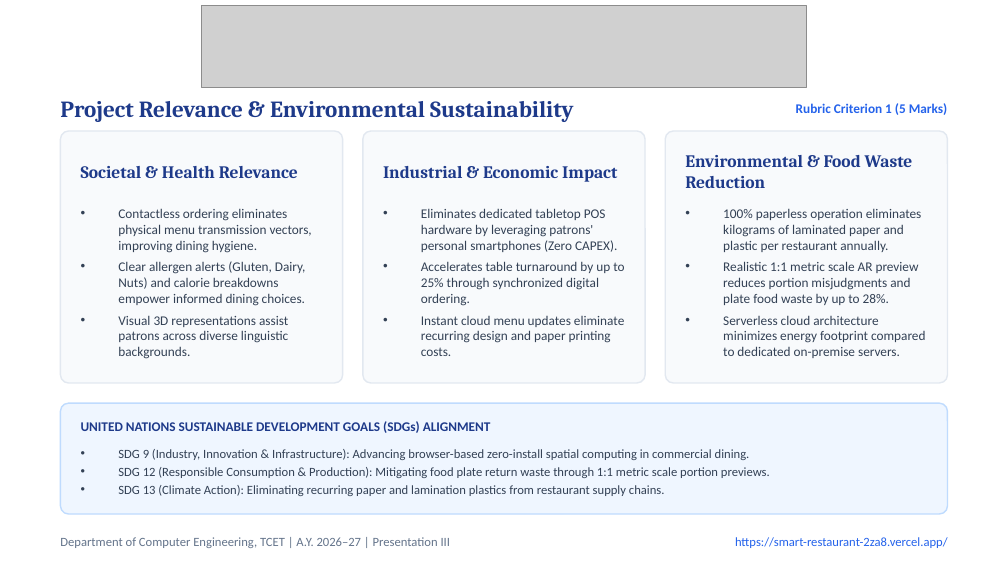
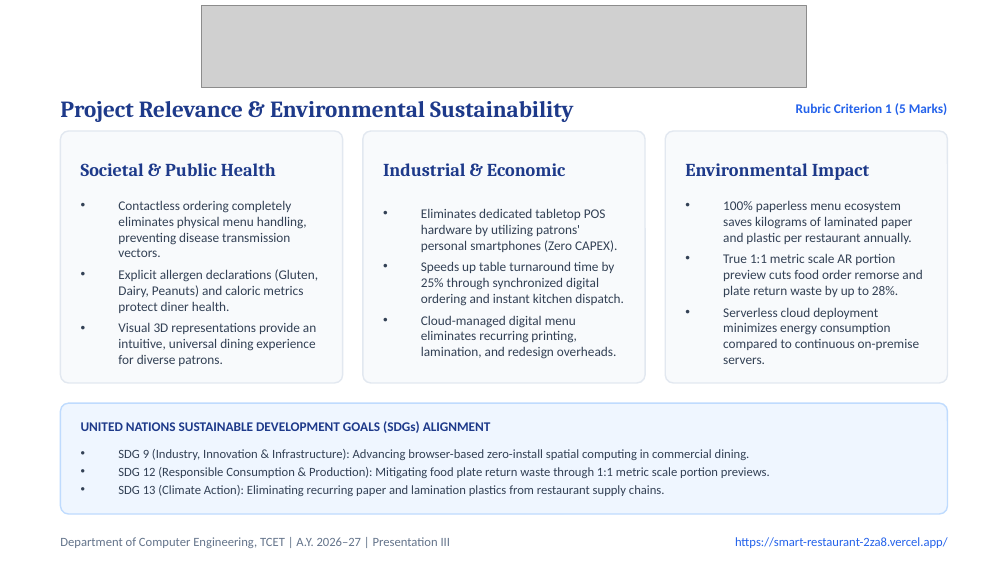
Before and after one commit to MANAV0060/Smart-Restaurant, a slide deck: slide 3 of Smart_Restaurant_Presentation_III.pptx. Drawn at 1008x567 pixels with LibreOffice and Linux fonts; fonts in the diff are those of the drawing; grey boxes stand for pictures. Boxes give left, top, right and bottom in pixels: in the first picture for what was removed or moved away, otherwise in the second. Text is boxed around its words. In the diff, an @@ line names an element or a change of style, - is before the commit and + after.

```diff
--- a/Smart_Restaurant_Presentation_III.pptx
+++ b/Smart_Restaurant_Presentation_III.pptx
@@ text at [81, 163, 276, 176]: text changed; size 12.5 to 13 pt @@
-Societal & Health Relevance
+Societal & Public Health
@@ text at [383, 163, 565, 176]: text changed; size 12.5 to 13 pt @@
-Industrial & Economic Impact
+Industrial & Economic
@@ text at [685, 163, 869, 180]: text changed; size 12.5 to 13 pt @@
-Environmental & Food Waste Reduction
+Environmental Impact
@@ text at [118, 201, 319, 366]: text changed @@
-• Contactless ordering eliminates physical menu transmission vectors, improving dining hygiene.
-• Clear allergen alerts (Gluten, Dairy, Nuts) and calorie breakdowns empower informed dining choices.
-• Visual 3D representations assist patrons across diverse linguistic backgrounds.
+• Contactless ordering completely eliminates physical menu handling, preventing disease transmission vectors.
+• Explicit allergen declarations (Gluten, Dairy, Peanuts) and caloric metrics protect diner health.
+• Visual 3D representations provide an intuitive, universal dining experience for diverse patrons.
@@ text at [421, 208, 624, 359]: text changed @@
-• Eliminates dedicated tabletop POS hardware by leveraging patrons' personal smartphones (Zero CAPEX).
-• Accelerates table turnaround by up to 25% through synchronized digital ordering.
-• Instant cloud menu updates eliminate recurring design and paper printing costs.
+• Eliminates dedicated tabletop POS hardware by utilizing patrons' personal smartphones (Zero CAPEX).
+• Speeds up table turnaround time by 25% through synchronized digital ordering and instant kitchen dispatch.
+• Cloud-managed digital menu eliminates recurring printing, lamination, and redesign overheads.
@@ text at [723, 201, 922, 364]: text changed @@
-• 100% paperless operation eliminates kilograms of laminated paper and plastic per restaurant annually.
-• Realistic 1:1 metric scale AR preview reduces portion misjudgments and plate food waste by up to 28%.
-• Serverless cloud architecture minimizes energy footprint compared to dedicated on-premise servers.
+• 100% paperless menu ecosystem saves kilograms of laminated paper and plastic per restaurant annually.
+• True 1:1 metric scale AR portion preview cuts food order remorse and plate return waste by up to 28%.
+• Serverless cloud deployment minimizes energy consumption compared to continuous on-premise servers.
```
Also in this commit, not shown: 4 other slides changed, 2 slides added, 2 slides removed, 1 other file.
